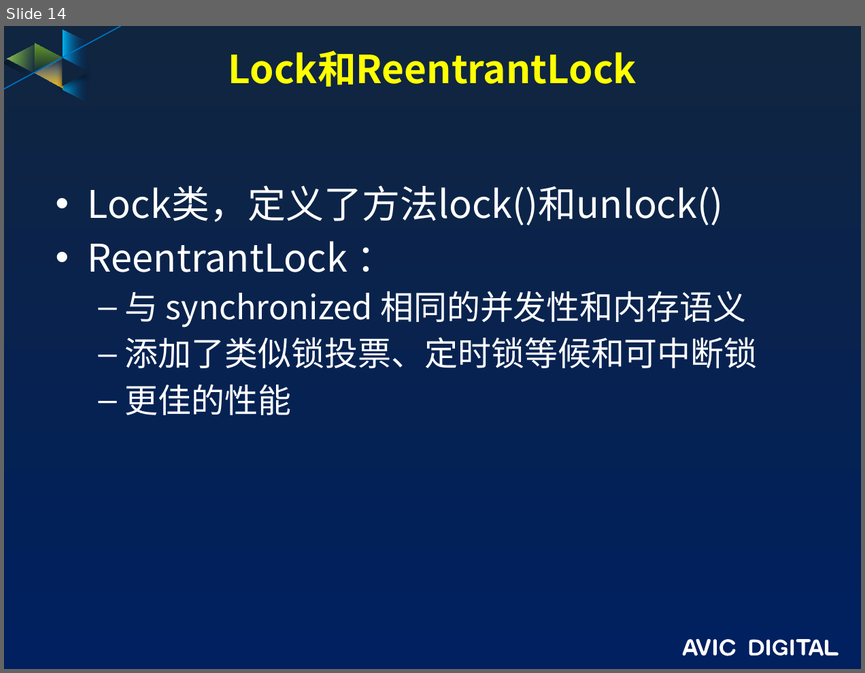
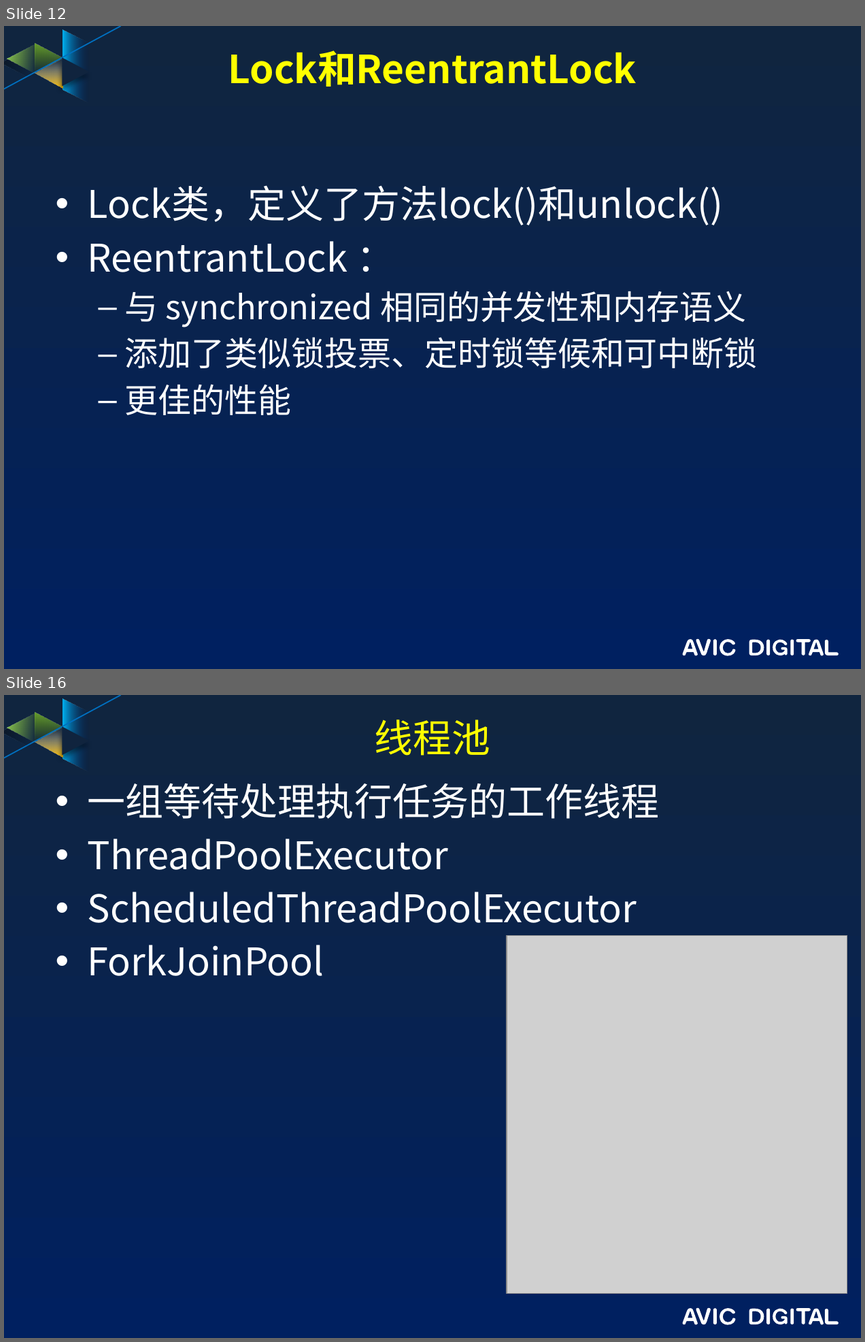
Before and after one commit to guofengzh/java-way, a slide deck: java/docs/13.java-线程.pptx. Shown one above the other, each under a label of ours: slide 14 before the commit, slides 12 and 16 after it; the slides between them are not shown. The pictures are 865x673 and 865x1342 pixels, drawn with LibreOffice and Linux fonts; fonts in the diff are those of the drawing; grey boxes stand for pictures; background and template pictures are left out. Boxes give left, top, right and bottom in pixels: in the first picture for what was removed or moved away, otherwise in the second. Text is boxed around its words. In the diff, an @@ line names an element or a change of style, - is before the commit and + after.

```diff
--- a/java/docs/13.java-线程.pptx
+++ b/java/docs/13.java-线程.pptx
@@ slide 16 added at (x1=4, y1=695, x2=861, y2=1338), background gradient #10253F to #002060; not listed: 17 template elements that a slide beside it also shows @@
@@ title added at (x1=375, y1=719, x2=490, y2=756), 32.4 pt, text #FFFF00 @@
+线程池
@@ text added at (x1=88, y1=783, x2=659, y2=976), 32 pt, text #FFFFFF @@
+• 一组等待处理执行任务的工作线程
+• ThreadPoolExecutor
+• ScheduledThreadPoolExecutor
+• ForkJoinPool
@@ picture added at (x1=507, y1=936, x2=847, y2=1293) @@
@@ what was slide 14 is now slide 12 @@
```
Also in this commit, not shown: 1 slide changed, 14 other slides added, 5 slides removed.
